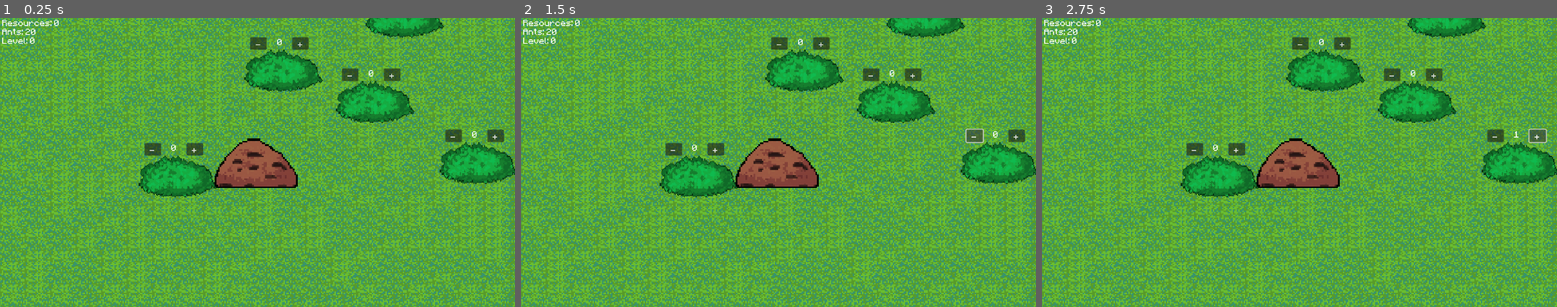
Above: before the commit, frames 1-3 (left to right).
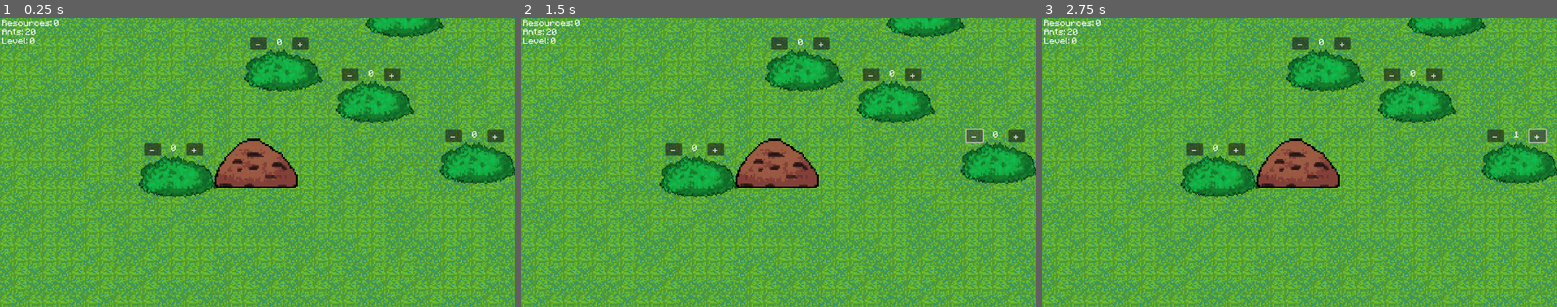
Above: after the commit, the same moments.

Repository: korperka/MuravyinayaVoina2
Game: Godot game, scene res://main_scene.tscn
Same seed, same stepped clock (60 frames per second), same inputs: the game is played once before the commit and once after it.
Inputs (mouse positions are in pixels of both pictures, inside the frame that each line leads up to):
- Up to frame 1 (0.25 s): no input
- Up to frame 2 (1.5 s): click (1015, 136) at 0.5 s, where only the run before the commit has a clickable "+"; click (974, 136) at 1.25 s, where only the run before the commit has a clickable "-"
- Up to frame 3 (2.75 s): click (1536, 136) at 2 s, where only the run before the commit has a clickable "+"

The runs differ from the first frame. In frame 1, 57% of the frame differs, in the area x 0-100%, y 0-100%; in frame 2, 57%; in frame 3, 57%.

Commit message:
improved grass generator

Diff:
--- a/spawn.gd
+++ b/spawn.gd
@@ -15,19 +15,22 @@
 
 func _floor():
 	# Number of objects to create
-	var tilesX = 20
-	var tilesY = 25
 	var viewport_size = get_viewport().get_size()
-	for i in range(tilesX):
-		for j in range(tilesY):
+	var startX = -1*viewport_size.x*2
+	var startY = -1*viewport_size.y*2
+
+	while startX<viewport_size.x*2:
+		startX += 32;
+		while startY<viewport_size.y*2:
+			startY += 32
 			var r = int(rng.randf_range(0,2))
 			var instance = object_scenes[r].instantiate(PackedScene.GEN_EDIT_STATE_INSTANCE)
 			 # Randomly position the instance within the screen area
-			var random_position = Vector2(i*((viewport_size.x)/tilesX), j*(viewport_size.y/tilesY))
-			instance.position = random_position
-
-			# Add the instance to the current scene
+			print(startX, " ", startY)
+			var pos = Vector2(startX, startY)
+			instance.position = pos
 			add_child(instance)
+		startY = -1*viewport_size.y*2
 
 
 func _ready():
